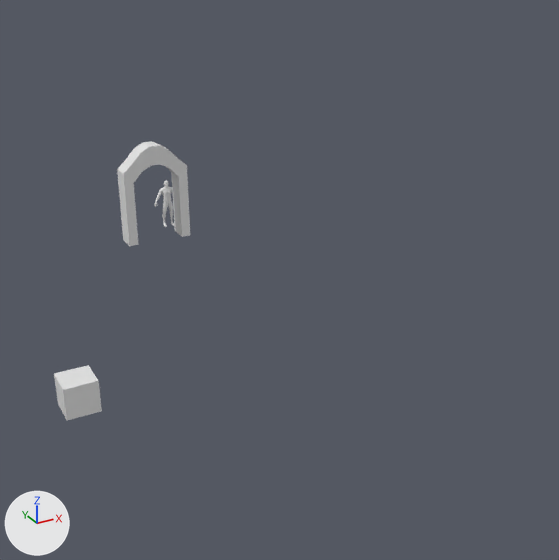
A saved change to the Blender file Environment.blend.
One viewpoint serves both versions: a 50 mm lens placed at (-11.5, -19.4, 11.8), pointed at (-0.9, -0.1, 2.2). Every picture has the same lights, and +X, +Y and +Z are marked at lower left.
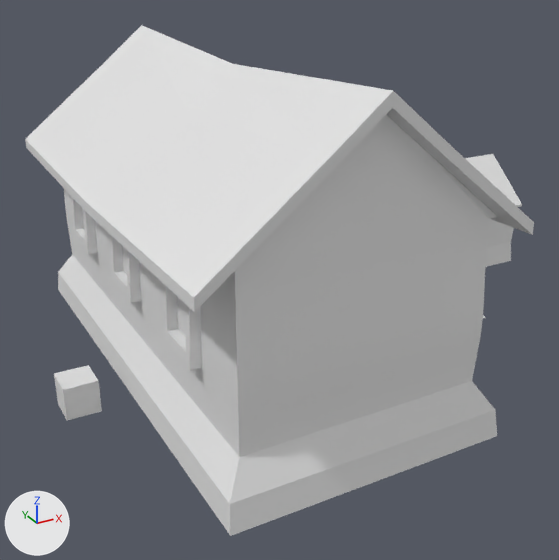
Where the newer file only moved an object's origin or applied its transform, the numbers keep the older frame.

What differs and where, as boxes [x1, y1, x2, y2] in the pictures (559 x 560 px):
'Cube', shown
    after: [25, 25, 534, 536]
'Cube.005', shown
    after: [162, 283, 202, 370]
'Cube.001', shown
    after: [465, 154, 522, 318]
'Cube.004', shown
    after: [110, 235, 141, 303]
'Cube.003', shown
    after: [71, 196, 98, 254]
'Scale Ref Guy', hidden
    before: [155, 180, 174, 227]
'Cube.002', unchanged, covered by the edit
    before: [117, 141, 190, 246]

What changed in the scene script:
```text
Change ob_cube:
    remove ob_cube.hide_set(True)
Change ob_cube_001:
    remove ob_cube_001.hide_set(True)
Change ob_scale_ref_guy:
    add ob_scale_ref_guy.hide_set(True)
Change ob_cube_003:
    remove ob_cube_003.hide_set(True)
Change ob_cube_004:
    remove ob_cube_004.hide_set(True)
Change ob_cube_005:
    remove ob_cube_005.hide_set(True)
```
